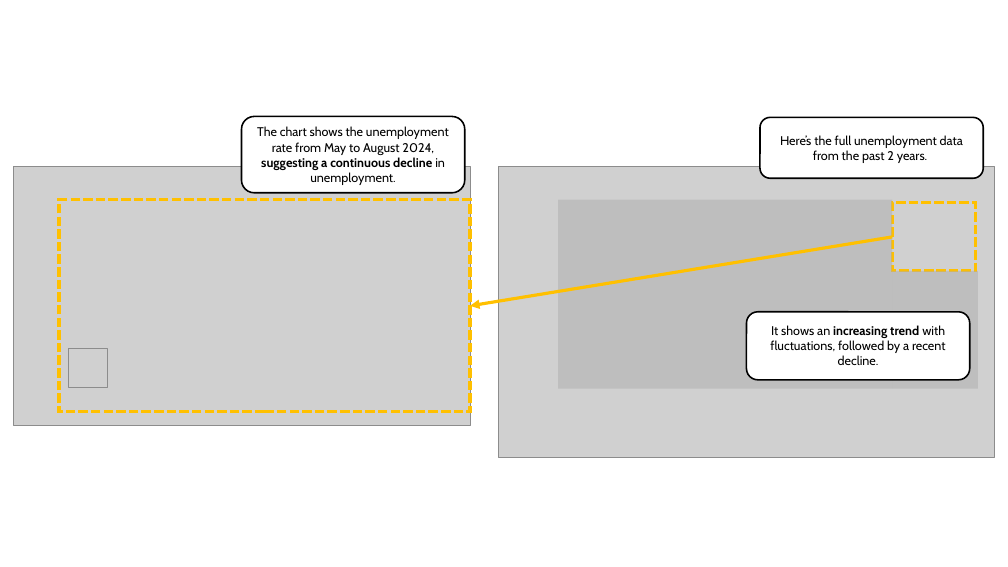
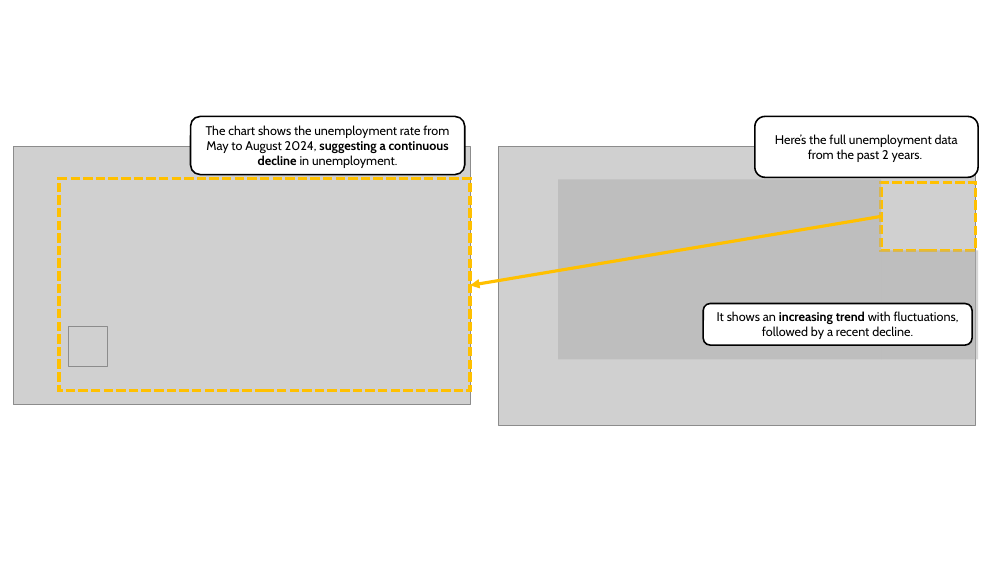
Before and after one commit to marianast97/VisualizationLiteracy, a slide deck: slide 94 of LearningContent/LearningContent.pptx (slide 96 before the commit). Drawn at 1008x567 pixels with LibreOffice and Linux fonts; fonts in the diff are those of the drawing; grey boxes stand for pictures. Boxes give left, top, right and bottom in pixels: in the first picture for what was removed or moved away, otherwise in the second. Text is boxed around its words. In the diff, an @@ line names an element or a change of style, - is before the commit and + after.

```diff
--- a/LearningContent/LearningContent.pptx
+++ b/LearningContent/LearningContent.pptx
@@ rounded rectangle "The chart shows the unemployment ...": place and size @@
-rounded rectangle "The chart shows the unemployment ..." at <box>241,116,464,193</box>
+rounded rectangle "The chart shows the unemployment ..." at <box>191,116,465,175</box>
@@ rounded rectangle "Here’s the full unemployment data ...": place and size @@
-rounded rectangle "Here’s the full unemployment data ..." at <box>760,117,983,178</box>
+rounded rectangle "Here’s the full unemployment data ..." at <box>755,116,978,178</box>
@@ picture: place and size @@
-picture at <box>498,166,995,457</box>
+picture at <box>498,146,975,425</box>
@@ 2 pictures, 1 rectangle: place and size @@
-2 pictures, 1 rectangle at <box>13,166,470,425</box>
+2 pictures, 1 rectangle at <box>13,146,470,405</box>
@@ rectangle: place and size @@
-rectangle at <box>558,200,892,389</box>
+rectangle at <box>558,179,881,359</box>
@@ rectangle: place and size @@
-rectangle at <box>892,203,975,271</box>
+rectangle at <box>881,182,975,250</box>
@@ arrow moved from (892, 237) - (470, 306) to (881, 216) - (470, 285) @@
@@ rectangle: place and size @@
-rectangle at <box>892,271,979,389</box>
+rectangle at <box>881,250,978,359</box>
@@ rounded rectangle "It shows an increasing trend ...": place and size @@
-rounded rectangle "It shows an increasing trend ..." at <box>746,312,969,380</box>
+rounded rectangle "It shows an increasing trend ..." at <box>703,304,972,346</box>
```
Also in this commit, not shown: 4 other slides changed, 1 slide added, 4 slides removed, 3 other files.
